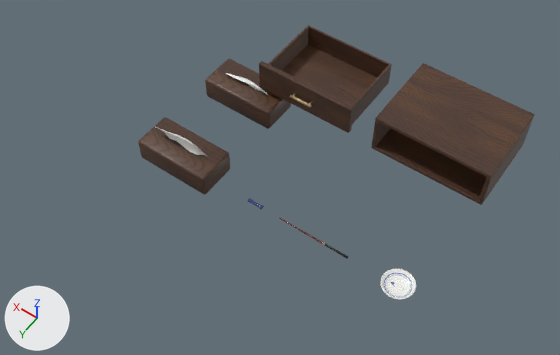
One commit to the glTF model public/models/barsetting.glb: the scene before it, then after it.
The view is the same before and after, from a 50 mm camera at (-0.338, 0.988, 1.734) aimed at (0.446, -0.11, 0.009). The axes (+X, +Y, +Z) are drawn at lower left. The lights are the same throughout. The first picture is the older version. Where no turn or scale is listed for an object, it has been applied to the vertices. Vertices at exactly the same position are counted once.

Names of what the first picture shows: 'BarDrawerBody', 'BarDrawerCaseBody', 'BarSoyDishBody', 'BarTissueCase', 'BarTissueLowCase', 'BarTissueLowSheet' and 6 more.
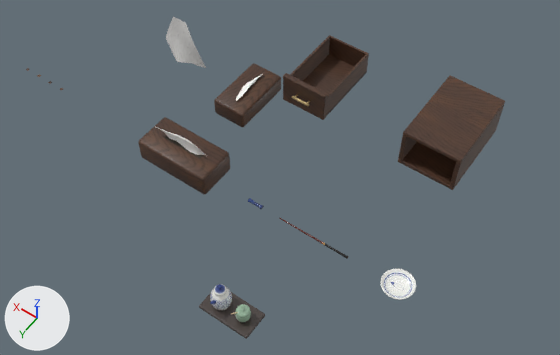
ob_bartissuelow is not drawn itself; it is the parent of ob_bartissuelowcase, ob_bartissuelowsheet.

Where the newer file only moved an object's origin or applied its transform, the numbers keep the older frame.

Diff of the bpy script that builds the scene:
```diff
--- a/public/models/barsetting.glb.py
+++ b/public/models/barsetting.glb.py
@@ me_bardrawerbody @@
-me_bardrawerbody.from_pydata(...)  # 56 vertices, 92 faces; spans x -0.156..0.156, y -0.236..0.002, z -0.111..-0.014
+me_bardrawerbody.from_pydata(...)  # 48 vertices, 92 faces; spans x -0.071..0.071, y -0.236..0.002, z -0.111..-0.014
+# me_bardrawerbody part 1: the loose piece of 24 vertices spanning x -0.156..0.156, y -0.014..0.002, z -0.111..-0.014 is scaled about its middle by (0.45, 1, 1)
+# me_bardrawerbody part 2: a new loose piece of 24 vertices spanning x -0.069..0.069, y -0.236..-0.014, z -0.111..-0.035, in mat_bartissuewalnut (picture img_bartissuewood)
+# me_bardrawerbody part 3: the loose piece of 8 vertices spanning x -0.146..-0.14, y -0.236..-0.014, z -0.111..-0.035 is deleted
+# me_bardrawerbody part 4: the loose piece of 8 vertices spanning x 0.14..0.146, y -0.236..-0.014, z -0.111..-0.035 is deleted
+# me_bardrawerbody part 5: 16 vertices removed from x -0.146..0.146, y -0.236..-0.014, z -0.111..-0.035
 me_bardrawerbody.materials.append(mat_bartissuewalnut)
@@ me_bardrawercasebody @@
-me_bardrawercasebody.from_pydata(...)  # 120 vertices, 220 faces; spans x -0.17..0.17, y -0.26..0.0, z -0.125..0.0
+me_bardrawercasebody.from_pydata(...)  # 120 vertices, 220 faces; spans x -0.085..0.085, y -0.26..0.0, z -0.125..0.0
+# me_bardrawercasebody part 6: the loose piece of 24 vertices spanning x -0.17..0.17, y -0.26..0.0, z -0.012..0.0 is scaled about its middle by (0.497, 1, 1)
+# me_bardrawercasebody part 7: the loose piece of 24 vertices spanning x -0.17..0.17, y -0.26..0.0, z -0.125..-0.113 is scaled about its middle by (0.497, 1, 1)
+# me_bardrawercasebody part 8: the loose piece of 24 vertices spanning x -0.17..-0.158, y -0.26..0.0, z -0.113..-0.012 is moved by (0.085, 0.0, 0.0)
+# me_bardrawercasebody part 9: the loose piece of 24 vertices spanning x 0.158..0.17, y -0.26..0.0, z -0.113..-0.012 is moved by (-0.085, 0.0, 0.0)
+# other edits to the shape of me_bardrawercasebody do not show in these pictures
 me_bardrawercasebody.materials.append(mat_bartissuewalnut)
@@ me_cube_001 @@
 # used by ob_bartissuelowcase; parent = ob_bartissuelow; location = (0.0, 0.0, 0.0375)
-me_cube_001.from_pydata(...)  # 56 vertices, 108 faces; spans x -0.12..0.12, y -0.06..0.06, z -0.038..0.038
+me_cube_001.from_pydata(...)  # 56 vertices, 108 faces; spans x -0.1..0.1, y -0.055..0.055, z -0.03..0.03
+# me_cube_001 part 10: the whole mesh is scaled about its middle by (0.827, 0.91, 0.774)
 me_cube_001.materials.append(mat_bartissuewalnut)
@@ me_bartissuelowsheet @@
 # used by ob_bartissuelowsheet; parent = ob_bartissuelow; location = (0.0, 0.0, 0.0)
-me_bartissuelowsheet.from_pydata(...)  # 30 vertices, 40 faces; spans x -0.08..0.08, y -0.012..0.012, z 0.075..0.087
+me_bartissuelowsheet.from_pydata(...)  # 30 vertices, 40 faces; spans x -0.07..0.07, y -0.012..0.012, z 0.06..0.07
+# me_bartissuelowsheet part 11: 30 of 30 vertices moved; they spanned x -0.08..0.08, y -0.012..0.012, z 0.075..0.087 and now span x -0.07..0.07, y -0.012..0.012, z 0.06..0.07; mean shift (0.0, 0.0, -0.016)
 me_bartissuelowsheet.materials.append(mat_bartissuepaper)
@@ ob_bartissuelow @@
 ob_bartissuelow.location = (0.7, -0.3, 0.0)
+ob_bartissuelow.rotation_euler = (0.0, 0.0, 1.571)  # degrees (0, 0, 90)
@@ ob_bartissuelowcase @@
 ob_bartissuelowcase.parent = ob_bartissuelow
-ob_bartissuelowcase.location = (0.0, 0.0, 0.0375)
+ob_bartissuelowcase.location = (0.0, 0.0, 0.03)
@@ ob_bartissuepullsheet @@
+ob_bartissuepullsheet = bpy.data.objects.new('BarTissuePullSheet', me_bartissuepullsheet)  # 56 vertices, 84 faces; spans x -0.07..0.07, y -0.021..0.017, z -0.18..0.0; in mat_bartissuepaper (white #fcfaf8)
+ob_bartissuepullsheet.location = (0.95, -0.3, 0.2)
@@ ob_barcondwasabilid @@
+ob_barcondwasabilid = bpy.data.objects.new('BarCondWasabiLid', me_barcondwasabilid)  # 92 vertices, 180 faces; spans x -0.0182..0.0182, y -0.0179..0.0179, z 0.0435..0.056; in mat_barwasabiglaze (picture img_barwasabi)
+ob_barcondwasabilid.location = (0.264, 0.3, 0.0)
@@ ob_barcondwasabi @@
+ob_barcondwasabi = bpy.data.objects.new('BarCondWasabi', me_barcondwasabi)  # 92 vertices, 180 faces; spans x -0.0195..0.0195, y -0.0192..0.0192, z 0.012..0.044; in mat_barwasabiglaze (picture img_barwasabi)
+ob_barcondwasabi.location = (0.264, 0.3, 0.0)
@@ ob_barcondtray @@
+ob_barcondtray = bpy.data.objects.new('BarCondTray', me_cube_002)  # 56 vertices, 108 faces; spans x -0.075..0.075, y -0.04..0.04, z 0.0..0.012; in mat_barcondtray (dark grey #453c38)
+ob_barcondtray.location = (0.3, 0.3, 0.0)
@@ ob_barcondshoyulid @@
+ob_barcondshoyulid = bpy.data.objects.new('BarCondShoyuLid', me_barcondshoyulid)  # 98 vertices, 192 faces; spans x -0.0158..0.0158, y -0.0158..0.0158, z 0.074..0.096; in mat_barshoyuglaze (picture img_barshoyu)
+ob_barcondshoyulid.location = (0.332, 0.3, 0.0)
@@ ob_barcondshoyu @@
+ob_barcondshoyu = bpy.data.objects.new('BarCondShoyu', me_barcondshoyu)  # 162 vertices, 320 faces; spans x -0.0275..0.0275, y -0.0275..0.0275, z 0.012..0.075; in mat_barshoyuglaze (picture img_barshoyu)
+ob_barcondshoyu.location = (0.332, 0.3, 0.0)
```

What differs and where, as boxes (x1, y1, x2, y2) in the pictures (560 x 355 px; the box of a moved part takes in the faces that stretch with it):
'BarDrawerCaseBody', reshaped (34% narrower, 20% shorter): before (371, 63, 534, 205); after (398, 76, 505, 190)
'BarDrawerBody', reshaped (35% narrower, 21% shorter): before (259, 25, 392, 133); after (283, 35, 369, 120)
'BarTissueLowCase', mesh rescaled, turned, moved: before (205, 59, 291, 129); after (214, 63, 281, 127)
'BarCondTray', added: after (199, 292, 265, 339)
'BarTissuePullSheet', added: after (166, 17, 206, 68)
'BarCondShoyu', added: after (210, 287, 232, 311)
'BarTissueLowSheet', reshaped, turned: before (226, 73, 268, 95); after (236, 74, 263, 101)
'BarCondWasabiLid', added: after (236, 304, 250, 318)
'BarCondShoyuLid', added: after (214, 284, 227, 296)
'BarCondWasabi', added: after (235, 310, 251, 323)
part 1 of me_bardrawerbody, moved or reshaped: before (259, 61, 354, 133); after (283, 73, 328, 120)
part 2 of me_bardrawerbody, added (brown): after (290, 35, 369, 116)
part 3 of me_bardrawerbody, deleted: before (352, 64, 392, 124)
part 4 of me_bardrawerbody, deleted (brown): before (268, 25, 309, 71)
part 5 of me_bardrawerbody, deleted (brown): before (282, 26, 390, 106)
part 6 of me_bardrawercasebody, moved or reshaped: before (375, 63, 534, 178); after (403, 76, 505, 163)
part 7 of me_bardrawercasebody, moved or reshaped: before (371, 129, 524, 205); after (398, 130, 496, 190)
part 8 of me_bardrawercasebody, moved or reshaped: before (479, 119, 533, 202); after (450, 105, 504, 187)
part 9 of me_bardrawercasebody, moved or reshaped: before (372, 121, 391, 147); after (398, 135, 417, 160)
